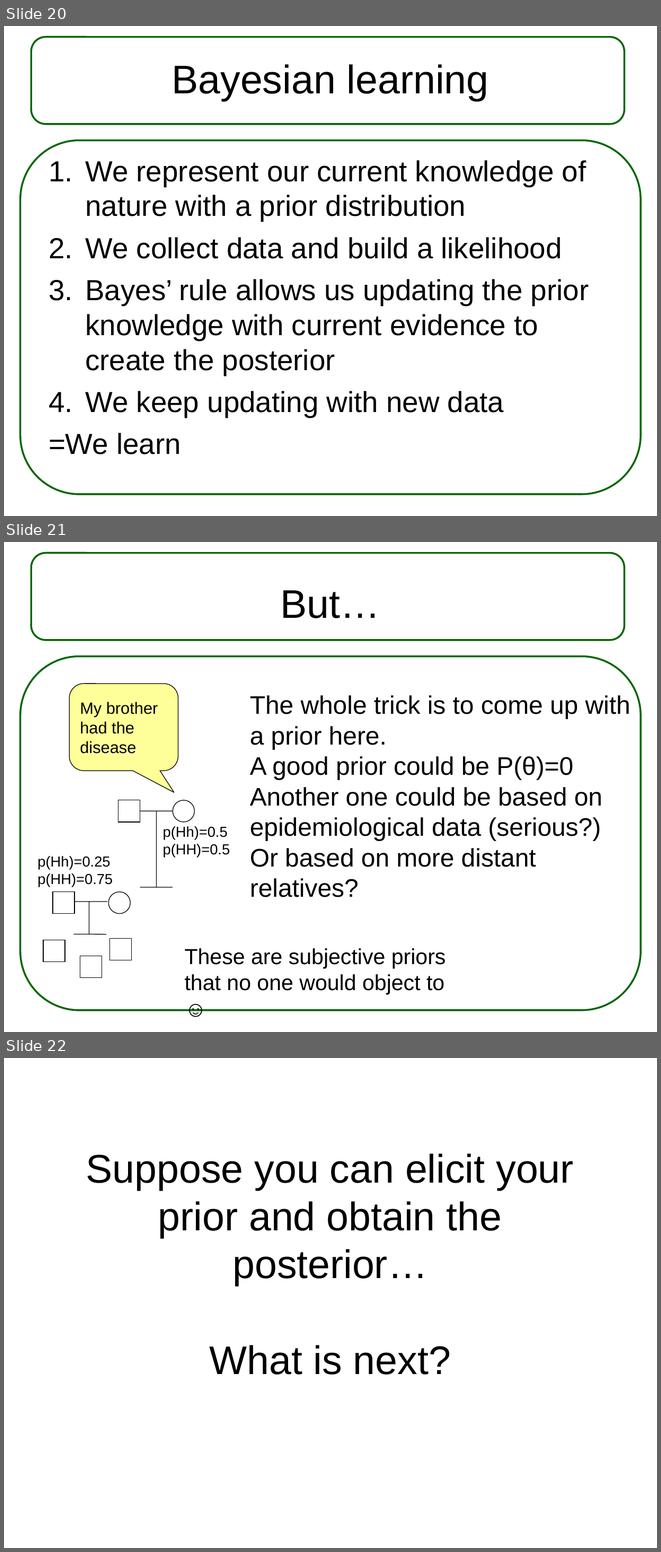
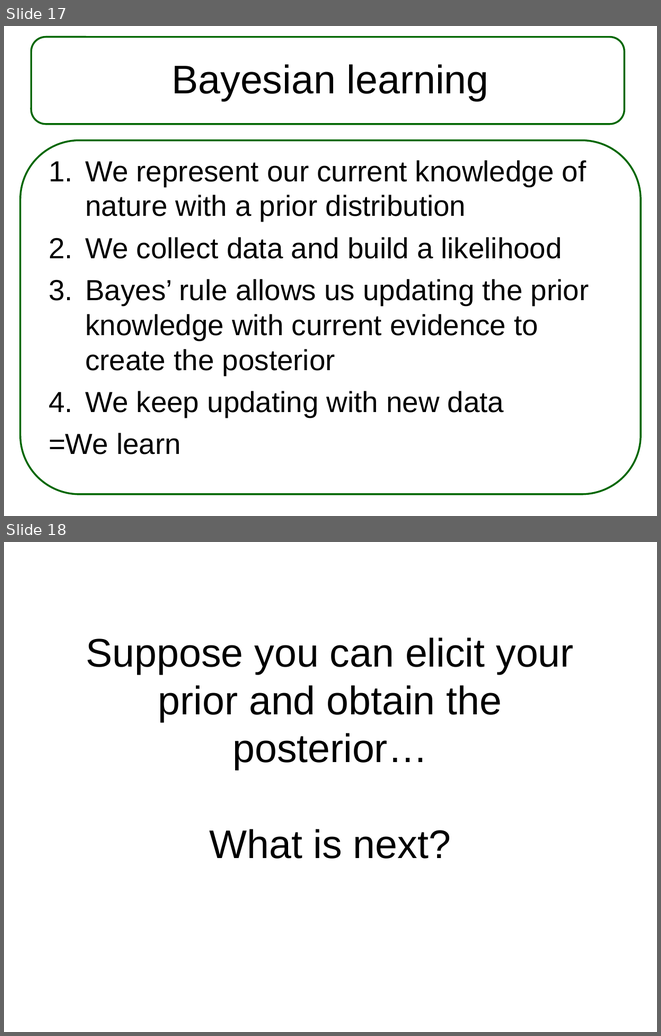
Before and after one commit to steibelj/CSTAT, a slide deck: 1 Introduction and Bayesian inference.pptx. Shown one above the other, each under a label of ours: slides 20, 21 and 22 before the commit, slides 17 and 18 after it. The pictures are 661x1552 and 661x1036 pixels, drawn with LibreOffice and Linux fonts; fonts in the diff are those of the drawing. Boxes give left, top, right and bottom in pixels: in the first picture for what was removed or moved away, otherwise in the second. Text is boxed around its words. In the diff, an @@ line names an element or a change of style, - is before the commit and + after.

```diff
--- a/1 Introduction and Bayesian inference.pptx
+++ b/1 Introduction and Bayesian inference.pptx
@@ slide 21 removed at (x1=4, y1=542, x2=657, y2=1032), background #FFFFFF; not listed: 2 template elements that a slide beside it also shows @@
@@ title removed at (x1=280, y1=590, x2=380, y2=618) @@
-But…
@@ rounded speech box removed at (x1=69, y1=684, x2=178, y2=770) @@
-My brother had the disease
@@ text removed at (x1=250, y1=695, x2=630, y2=897) @@
-The whole trick is to come up with a prior here.
-A good prior could be P(θ)=0
-Another one could be based on epidemiological data (serious?)
-Or based on more distant relatives?
@@ text removed at (x1=189, y1=776, x2=210, y2=800) @@
-?
@@ rectangle removed at (x1=118, y1=800, x2=140, y2=821) @@
@@ line removed from (140, 811) to (173, 811) @@
@@ line removed from (156, 811) to (156, 886) @@
@@ ellipse removed at (x1=173, y1=800, x2=194, y2=821) @@
@@ text removed at (x1=163, y1=826, x2=230, y2=857) @@
-p(Hh)=0.5
-p(HH)=0.5
@@ text removed at (x1=37, y1=856, x2=113, y2=886) @@
-p(Hh)=0.25
-p(HH)=0.75
@@ text removed at (x1=92, y1=861, x2=121, y2=892) @@
-Hh?
-HH?
@@ rectangle removed at (x1=53, y1=891, x2=74, y2=913) @@
@@ ellipse removed at (x1=108, y1=891, x2=130, y2=913) @@
@@ line removed from (140, 886) to (173, 886) @@
@@ line removed from (74, 901) to (107, 901) @@
@@ line removed from (89, 901) to (89, 934) @@
@@ line removed from (74, 934) to (106, 934) @@
@@ rectangle removed at (x1=110, y1=938, x2=131, y2=960) @@
@@ rectangle removed at (x1=43, y1=940, x2=65, y2=961) @@
@@ text removed at (x1=185, y1=948, x2=446, y2=995) @@
-These are subjective priors
-that no one would object to ☺
@@ rectangle removed at (x1=80, y1=955, x2=102, y2=977) @@
@@ text removed at (x1=32, y1=985, x2=43, y2=989) @@
-H
@@ what was slide 20 is now slide 17 @@
@@ what was slide 22 is now slide 18 @@
```
Also in this commit, not shown: 1 slide changed, 1 slide added, 4 other slides removed.
